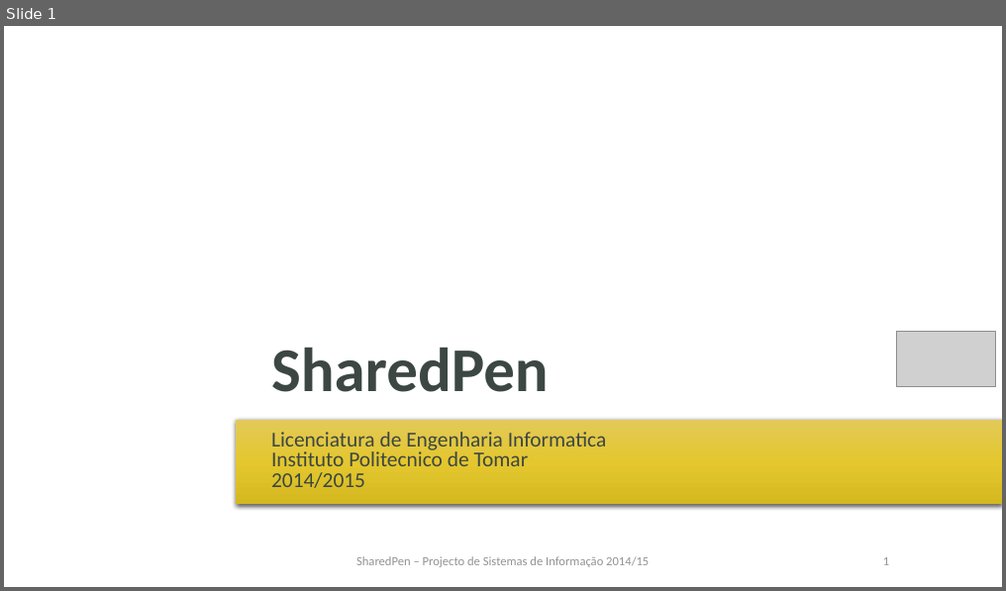
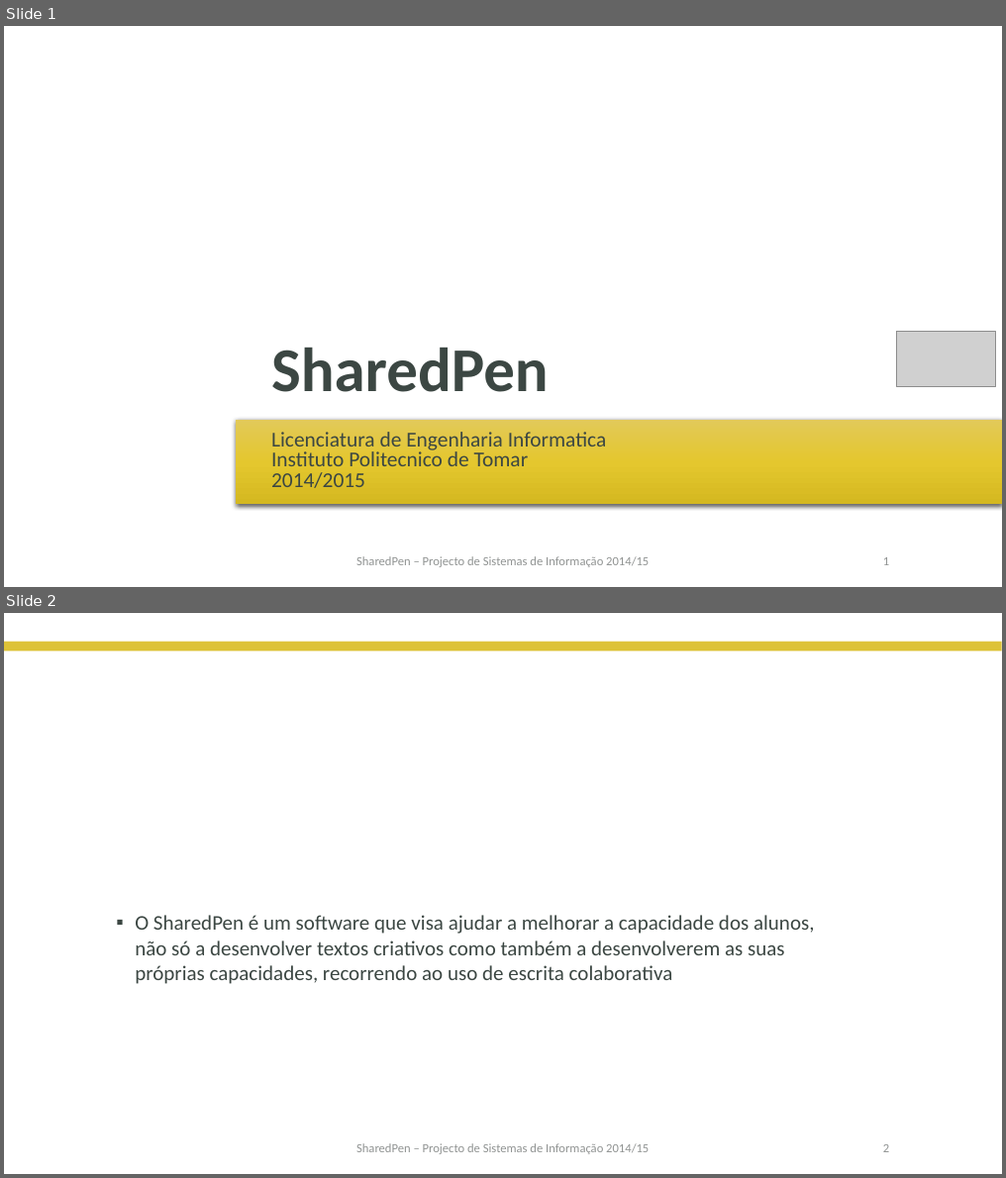
Before and after one commit to claudioRcarvalho/sharedpen_doc, a slide deck: Apresentação_professor_v1.pptx. Shown one above the other, each under a label of ours: slide 1 before the commit, slides 1 and 2 after it. The pictures are 1006x591 and 1006x1178 pixels, drawn with LibreOffice and Linux fonts; fonts in the diff are those of the drawing; grey boxes stand for pictures; background and template pictures are left out. Boxes give left, top, right and bottom in pixels: in the first picture for what was removed or moved away, otherwise in the second. Text is boxed around its words. In the diff, an @@ line names an element or a change of style, - is before the commit and + after.

```diff
--- a/Apresentação_professor_v1.pptx
+++ b/Apresentação_professor_v1.pptx
@@ slide 2 added at (4,613,1002,1174), background #FFFFFF @@
@@ rectangle added at (4,642,1002,652), fill #DDC237 @@
@@ title added at (109,652,897,762), 30 pt, text #FFFFFF @@
+Introdução 1/2
@@ text added at (135,915,815,984), 20 pt, text #3C4743 @@
+▪ O SharedPen é um software que visa ajudar a melhorar a capacidade dos alunos, não só a desenvolver textos criativos como também a desenvolverem as suas próprias capacidades, recorrendo ao uso de escrita colaborativa
@@ text added at (356,1144,648,1155), 12 pt, text #929594 @@
+SharedPen – Projecto de Sistemas de Informação 2014/15
@@ text added at (883,1145,889,1153), 12 pt, text #929594 @@
+2
```
Also in this commit, not shown: 3 slides changed, 4 other slides added.
